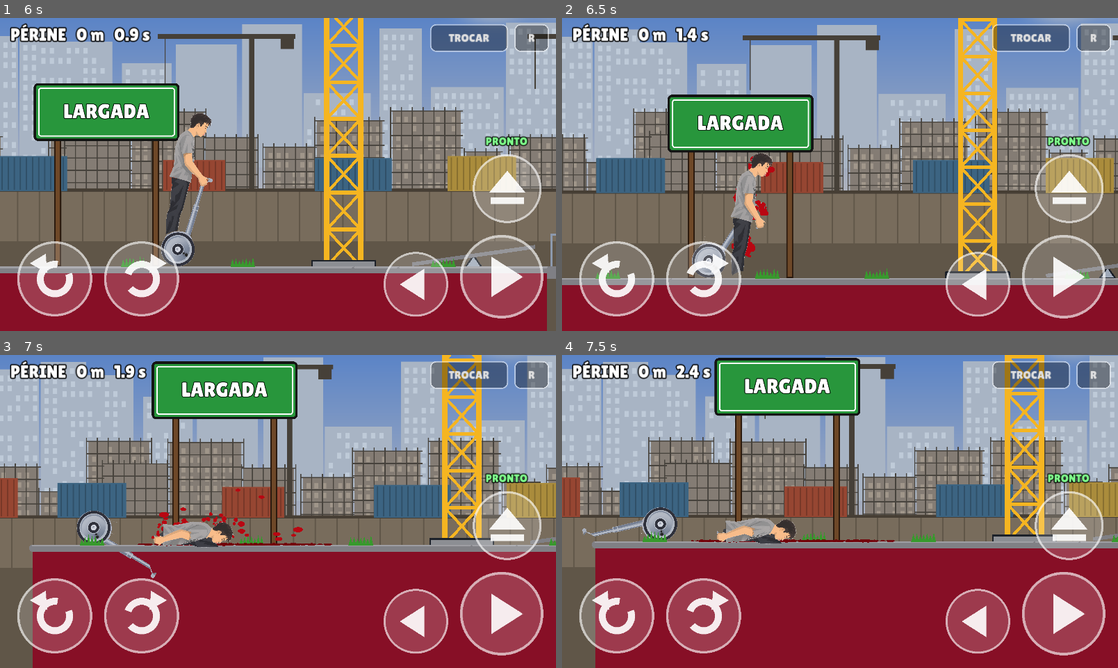
Above: before the commit, frames 1-4 (two rows, left to right).
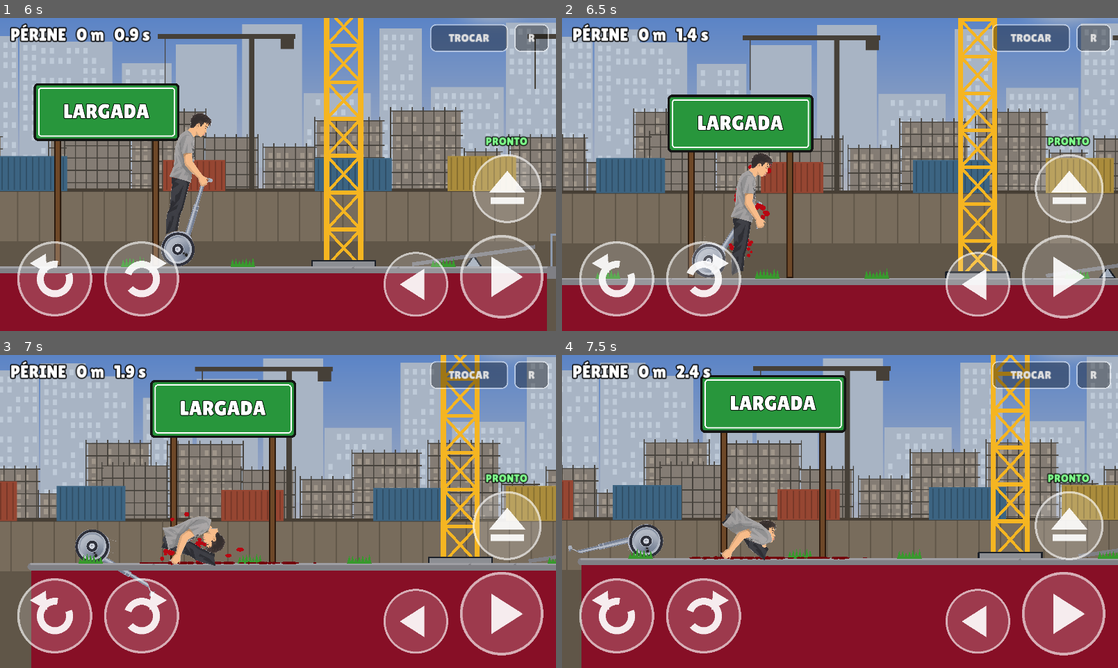
Above: after the commit, the same moments.

Repository: site-oficial-br-y/variant.agencia
Game: Godot game, scene res://levels/Abertura.tscn
Two runs of this game, one before a commit and one after it. Both use one fixed random seed, a clock stepped at 60 frames per second and the inputs below.
Inputs (mouse positions are in pixels of both pictures, inside the frame that each line leads up to):
- Up to frame 1 (6 s): tap Enter at 0.5 s; move the mouse to (400, 158) at 0.52 s; hold D 0.53-1.25 s; tap Space (eject) at 0.6 s; click (400, 158) at 0.67 s; click (511, 290) at 1.25 s; click "FASE 1" at 2 s; click "R" at 2.75 s; click "TROCAR" at 3.5 s; click (511, 290) at 4.25 s; click "FASE 2" at 5 s; move the mouse to (166, 190) at 5.77 s; hold Left (brake) from 5.78 s (still down); tap C (bomba) at 5.85 s
- Up to frame 2 (6.5 s): keep holding Left (brake); tap Space (eject) at 6.05 s
- Up to frame 3 (7 s): move the mouse to (333, 442) at 6.52 s; release Left (brake) at 6.53 s; hold D from 6.53 s (still down); tap Space (eject) at 6.6 s
- Up to frame 4 (7.5 s): move the mouse to (812, 574) at 7.27 s; release D at 7.28 s; hold Right (accelerate) from 7.28 s (still down); tap Shift (especial) at 7.35 s; click (812, 574) at 7.42 s

Frame 1 is identical in both runs. In frame 2, 0.2% of the frame differs, in the area x 30-74%, y 32-78%; in frame 3, 25%; in frame 4, 31%, in the area x 0-100%, y 0-100%.

Commit message:
Bicho Ehn: sem ronco de motor, espinho espeta, sangue mais leve, ragdoll mais firme
- Ronco continuo do motor desligado; pancada leve so em batida de verdade
- Espinhos prendem o corpo (PinJoint) e matam, em vez de explodir
- Sangue: ate 380 gotas e 700 manchas, manchas num no que so redesenha quando muda;
  menos gotas por pancada/explosao; explosao com menos particulas
- Montado: perna destruida derruba (nao fica corpo flutuando); so o braco sai montado
- Ragdoll: juntas com 70% do limite e giro amortecido

Co-Authored-By: Claude Opus 5.5 <noreply@anthropic.com>
Claude-Session: https://claude.ai/code/session_014hX2KsBke7Sq6MsZDXhCCQ

Diff:
--- a/jogo-godot/actors/Player.gd
+++ b/jogo-godot/actors/Player.gd
@@ -588,10 +588,14 @@
 	vida[corpo] = float(vida.get(corpo, 100.0)) - forca / 14.0
 	var onde: Vector2 = (membros[corpo] as Node2D).global_position
 	if sangue:
-		sangue.jorrar(onde, 30, 900.0, Vector2.ZERO, chassi.linear_velocity * 0.3)
+		sangue.jorrar(onde, 14, 900.0, Vector2.ZERO, chassi.linear_velocity * 0.3)
 	Audio.tocar("splat", 0.6)
 	if vida[corpo] <= 0.0:
-		_amputar_montado(corpo)
+		if corpo == "braco":
+			_amputar_montado(corpo)            # braço pode sair e ele segue montado
+		else:
+			soltar_ragdoll.call_deferred(_vel(), false)   # perna destruída: cai do veículo
+			arrancar.call_deferred(corpo)
 
 func _amputar_montado(corpo: String) -> void:
 	var lista: Array = [corpo]
@@ -625,7 +629,7 @@
 	rb.angular_velocity = randf_range(-8, 8)
 	Audio.tocar("osso", 1.0)
 	if sangue:
-		sangue.jorrar(pivo, 90, 1300.0)
+		sangue.jorrar(pivo, 40, 1300.0)
 		sangue.esguichar(rb, rb.to_local(pivo), Vector2.ZERO - rb.to_local(pivo).normalized(), 3.0)
 		sangue.esguichar(chassi, chassi.to_local(pivo), Vector2(-1, 0.3), 4.0)
 
@@ -715,8 +719,8 @@
 	var dv := (v_roda_ant - roda_motriz.linear_velocity).length()
 	v_roda_ant = roda_motriz.linear_velocity
 	Audio.motor(true, chassi.linear_velocity.length() / (float(ch["vmax"]) * velocidade))
-	if dv > 700.0:                       # pouso / batida do veículo
-		Audio.tocar("impacto_leve" if dv < 1600.0 else "impacto_forte", dv / 2500.0)
+	if dv > 1300.0:                      # pouso / batida do veículo (quique pequeno não faz barulho)
+		Audio.tocar("impacto_leve" if dv < 2000.0 else "impacto_forte", dv / 3000.0)
 		bateu_chao.emit(roda_motriz.global_position + Vector2(0, (roda_motriz.get_child(0).shape as CircleShape2D).radius), dv / 2000.0)
 	var tomba := deg_to_rad(65.0 if mono else (78.0 if equilibra else 115.0))
 	if dv > limiar_queda_montado or absf(chassi.rotation) > tomba \
@@ -756,7 +760,7 @@
 		rb.collision_layer = 0b100
 		rb.collision_mask = 0b1001              # mundo + objetos
 		rb.continuous_cd = RigidBody2D.CCD_MODE_CAST_RAY
-		rb.angular_damp = 0.4
+		rb.angular_damp = 2.5                    # membro não gira solto feito pano
 		rb.add_child(_forma_cs(corpo, base))
 		add_child(rb)
 		rb.global_transform = Transform2D(rot, arte_para_mundo(base))
@@ -778,8 +782,8 @@
 		pj.disable_collision = true
 		pj.softness = 0.0
 		pj.angular_limit_enabled = true
-		pj.angular_limit_lower = -deg_to_rad(j["lim"])
-		pj.angular_limit_upper = deg_to_rad(j["lim"])
+		pj.angular_limit_lower = -deg_to_rad(float(j["lim"]) * 0.7)
+		pj.angular_limit_upper = deg_to_rad(float(j["lim"]) * 0.7)
 		juntas[j["b"]] = pj
 	boneco.queue_free()
 
@@ -791,7 +795,7 @@
 		v_ant[rb] = rb.linear_velocity
 		if dv < limiar_sangue:
 			continue
-		var n := int(clampf(dv / 25.0, 14.0, 130.0))
+		var n := int(clampf(dv / 45.0, 6.0, 45.0))
 		Audio.tocar("impacto_forte" if dv > 1600.0 else "impacto_leve", dv / 2500.0)
 		if sangue:
 			Audio.tocar("splat", dv / 3000.0)
@@ -821,7 +825,7 @@
 	lado.apply_central_impulse((lado.global_position - p_global).normalized() * 220.0 * lado.mass)
 	Audio.tocar("osso")
 	if sangue:
-		sangue.jorrar(p_global, 160, 1500.0)
+		sangue.jorrar(p_global, 70, 1500.0)
 		var no_pai := pai.to_local(p_global)
 		sangue.esguichar(pai, no_pai, no_pai.normalized(), 7.0)
 		var no_membro := lado.to_local(p_global)
@@ -855,7 +859,7 @@
 	Audio.tocar("osso", 1.0)
 	Audio.tocar("impacto_forte", 0.9)
 	if sangue:
-		sangue.jorrar(pos, 320, 2600.0, Vector2.ZERO, vel * 0.3)
+		sangue.jorrar(pos, 110, 2600.0, Vector2.ZERO, vel * 0.3)
 	var cabeca := membro == "cabeca"
 	var pedacos: Array = [["carne", 7], ["osso", 2]]
 	if cabeca:
--- a/jogo-godot/autoload/Audio.gd
+++ b/jogo-godot/autoload/Audio.gd
@@ -45,6 +45,7 @@
 
 ## motor: liga/desliga e ajusta o tom pela fração da velocidade máxima
 func motor(ligado: bool, fracao: float = 0.0) -> void:
+	ligado = false                       # ronco contínuo desligado: era o som chato que tocava o tempo todo
 	if not ligado:
 		if _motor.playing:
 			_motor.stop()
--- a/jogo-godot/levels/Main.gd
+++ b/jogo-godot/levels/Main.gd
@@ -1024,8 +1024,11 @@
 	mec.quebrar_perto(pos, raio)
 
 func _on_perigo(b: Node2D, motivo: String) -> void:
+	if motivo == "espetos":
+		_espetar(b)
+		return
 	if b is RigidBody2D:
-		sangue.jorrar(b.global_position, 90, 1400.0, Vector2.ZERO, (b as RigidBody2D).linear_velocity * 0.2)
+		sangue.jorrar(b.global_position, 40, 1400.0, Vector2.ZERO, (b as RigidBody2D).linear_velocity * 0.2)
 	if motivo != "agua":
 		Audio.tocar("splat")
 		Audio.tocar("metal" if motivo == "serra" else "impacto_forte")
@@ -1038,6 +1041,42 @@
 	elif is_instance_valid(player) and player.montado:
 		player.soltar_ragdoll.call_deferred(player.chassi.linear_velocity * 0.5, false)
 	_fim(false, motivo)
+
+## espinho (estilo Happy Wheels): o corpo que cai neles fica espetado e preso; quem
+## estava montado é arrancado do veículo e os pedaços que tocarem também espetam
+func _espetar(b: Node2D) -> void:
+	if not is_instance_valid(player):
+		return
+	if player.montado:
+		player.soltar_ragdoll.call_deferred(player.chassi.linear_velocity * 0.6, false)
+		_fim(false, "espetos")
+		return
+	if not (b.is_in_group("piloto") and b is RigidBody2D) or b.has_meta("espetado"):
+		return
+	b.set_meta("espetado", true)
+	_prender_no_espinho.call_deferred(b)
+	_fim(false, "espetos")
+
+func _prender_no_espinho(b: RigidBody2D) -> void:
+	if not is_instance_valid(b):
+		return
+	var ancora := StaticBody2D.new()
+	ancora.collision_layer = 0
+	ancora.collision_mask = 0
+	add_child(ancora)
+	ancora.global_position = b.global_position
+	var pj := PinJoint2D.new()
+	add_child(pj)
+	pj.global_position = b.global_position
+	pj.node_a = ancora.get_path()
+	pj.node_b = b.get_path()
+	pj.softness = 0.0
+	b.linear_velocity *= 0.1
+	b.angular_damp = 6.0
+	Audio.tocar("splat", 1.0)
+	Audio.tocar("osso", 0.7)
+	sangue.jorrar(b.global_position, 30, 700.0, Vector2.UP)
+	sangue.esguichar(b, Vector2.ZERO, Vector2.UP, 2.5)
 
 func _on_morreu() -> void:
 	_fim(false, "cabeca")
--- a/jogo-godot/levels/Pecas.gd
+++ b/jogo-godot/levels/Pecas.gd
@@ -568,10 +568,9 @@
 	var tw := flash.create_tween()
 	tw.tween_property(flash, "modulate:a", 0.0, 0.45)
 	tw.tween_callback(flash.queue_free)
-	particulas(pos, 80, Color(1, 0.75, 0.2), Color(0.95, 0.2, 0.05, 0.0), 900.0, 2000.0, 0.8, 260.0, 520.0)
-	particulas(pos, 50, Color(0.3, 0.28, 0.27, 0.95), Color(0.55, 0.55, 0.55, 0.0), 250.0, 800.0, 2.6, 420.0, 900.0, -300.0)
-	for i in 6:                                   # lascas do barril
-		particulas(pos, 8, Color(0.75, 0.15, 0.1), Color(0.3, 0.05, 0.05, 0.0), 700.0, 1400.0, 1.4, 30.0, 50.0, 1200.0)
+	particulas(pos, 45, Color(1, 0.75, 0.2), Color(0.95, 0.2, 0.05, 0.0), 900.0, 2000.0, 0.8, 260.0, 520.0)
+	particulas(pos, 26, Color(0.3, 0.28, 0.27, 0.95), Color(0.55, 0.55, 0.55, 0.0), 250.0, 800.0, 2.6, 420.0, 900.0, -300.0)
+	particulas(pos, 14, Color(0.75, 0.15, 0.1), Color(0.3, 0.05, 0.05, 0.0), 700.0, 1400.0, 1.4, 30.0, 50.0, 1200.0)
 
 func _empurrar(n: Node, pos: Vector2, raio: float, dv_max: float) -> void:
 	if not (n is RigidBody2D):
--- a/jogo-godot/systems/Sangue.gd
+++ b/jogo-godot/systems/Sangue.gd
@@ -6,8 +6,8 @@
 
 @export var gravidade: float = 1300.0
 @export var arrasto: float = 0.35          # perda de velocidade por segundo (fração)
-@export var max_gotas: int = 1600
-@export var max_manchas: int = 2600
+@export var max_gotas: int = 380
+@export var max_manchas: int = 700
 @export var escala: float = 1.0          # tamanho do mundo: gota e mancha crescem junto com o boneco
 @export var mascara_mundo: int = 0b001
 
@@ -18,8 +18,15 @@
 var manchas: Array = []    # {p, ang, rx, ry}
 var emissores: Array = []  # {corpo, local, dir_local, t, dur, base_vel}
 
+var _camada_manchas: Node2D
+var _manchas_sujas := false
+var _tinha_gotas := false
+
 func _ready() -> void:
 	z_index = 20
+	_camada_manchas = Node2D.new()          # manchas paradas: só redesenha quando chega mancha nova
+	_camada_manchas.draw.connect(_desenhar_manchas)
+	add_child(_camada_manchas)
 
 ## Espirra n gotas em `pos`, em leque na direção `dir` (ou em volta se ZERO).
 func jorrar(pos: Vector2, n: int, forca: float = 500.0, dir: Vector2 = Vector2.ZERO, vel_base: Vector2 = Vector2.ZERO) -> void:
@@ -74,10 +81,12 @@
 		var n := int(round(randf_range(1.0, 3.5) * pulso * (0.3 + resto)))
 		var vel_corpo: Vector2 = corpo.linear_velocity if corpo is RigidBody2D else Vector2.ZERO
 		if n > 0:
-			jorrar(origem, n * 3, 700.0 + 1100.0 * pulso * resto, dir, vel_corpo)
+			jorrar(origem, n, 700.0 + 1100.0 * pulso * resto, dir, vel_corpo)
 		ativos.append(e)
 	emissores = ativos
-	queue_redraw()
+	if gotas.size() > 0 or _manchas_sujas or _tinha_gotas:
+		queue_redraw()
+	_tinha_gotas = gotas.size() > 0
 
 func _manchar(pos: Vector2, normal: Vector2, r: float, vel: float) -> void:
 	var achata := clampf(vel / 900.0, 1.0, 3.2)                    # mais rápida = mais espalhada
@@ -85,12 +94,12 @@
 		"rx": r * achata * randf_range(0.9, 1.4), "ry": r * randf_range(0.35, 0.6)})
 	if manchas.size() > max_manchas:
 		manchas.pop_front()
+	_manchas_sujas = true
 
 func _draw() -> void:
-	for m in manchas:
-		draw_set_transform(m["p"], m["ang"], Vector2(m["rx"], m["ry"]))
-		draw_circle(Vector2.ZERO, 1.0, COR_MANCHA)
-	draw_set_transform(Vector2.ZERO, 0.0, Vector2.ONE)
+	if _manchas_sujas:
+		_manchas_sujas = false
+		_camada_manchas.queue_redraw()
 	for g in gotas:
 		var v: Vector2 = g["v"]
 		var esticada := clampf(v.length() / 700.0, 1.0, 2.6)       # gota alonga na direção do voo
@@ -98,5 +107,11 @@
 		draw_circle(Vector2.ZERO, 1.0, COR_GOTA)
 	draw_set_transform(Vector2.ZERO, 0.0, Vector2.ONE)
 
+func _desenhar_manchas() -> void:
+	for m in manchas:
+		_camada_manchas.draw_set_transform(m["p"], m["ang"], Vector2(m["rx"], m["ry"]))
+		_camada_manchas.draw_circle(Vector2.ZERO, 1.0, COR_MANCHA)
+	_camada_manchas.draw_set_transform(Vector2.ZERO, 0.0, Vector2.ONE)
+
 func limpar() -> void:
 	gotas.clear(); manchas.clear(); emissores.clear(); queue_redraw()
Not shown, changed: rodas/godot/index.html
Not shown, changed: rodas/godot/index.pck
